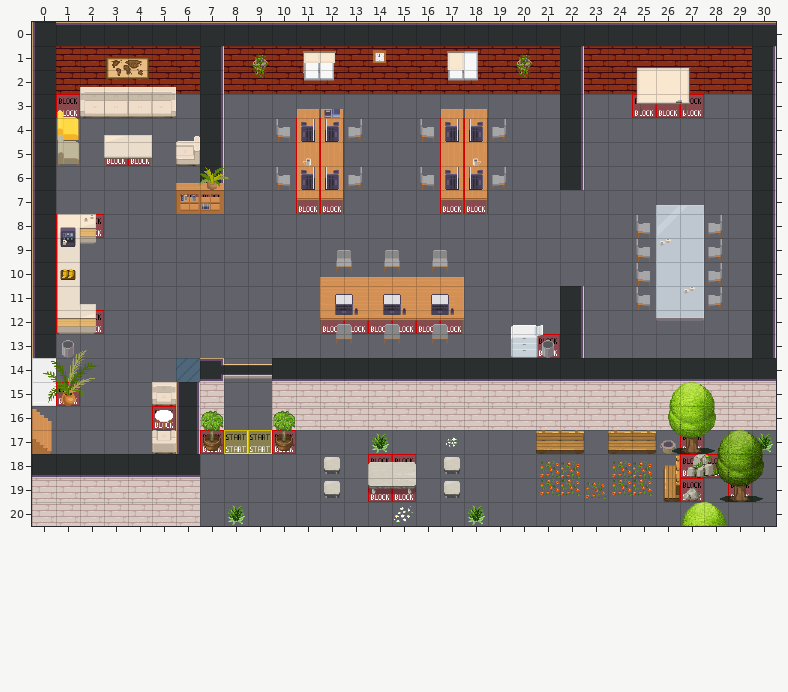
A Tiled map (JSON) gets an edit: office.tmj. The first picture shows the starting point.
Cells are 32x32 px. Shown: x 0..30, y 0..20.
The result:
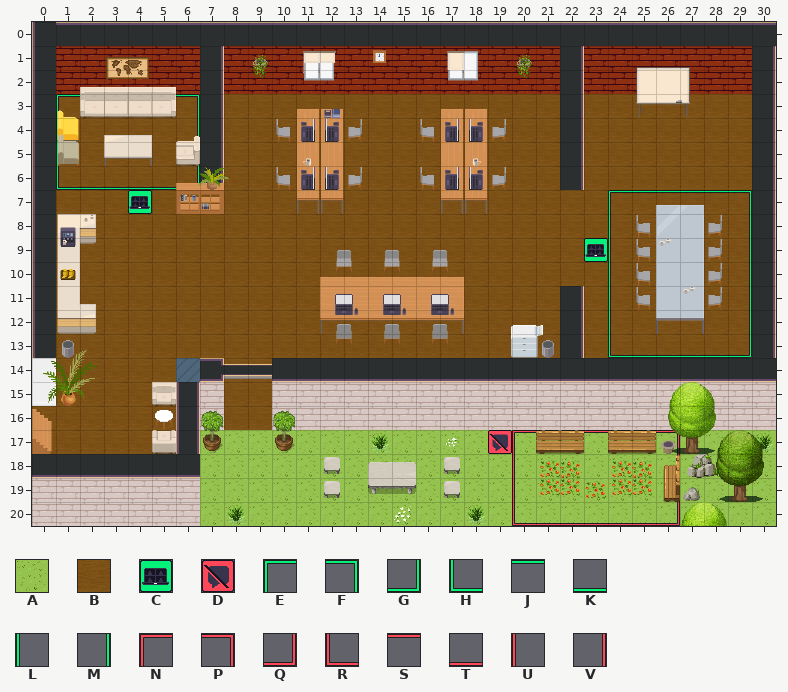
Key: from "WA_Exterior": A 628; from "WA_Room_Builder": B 377; from "WA_User_Interface": C 21, D 60, E 161, F 162, G 163, H 164, J 165, K 166, L 167, M 168, N 239, P 240, Q 241, R 242, S 243, T 244, U 245, V 246.
_ is an empty cell.
Tiles of an added or newly shown layer are drawn over the layers below it.
The edit:
Layer "floor/floorfritz" (now shown):
y 3: x 1 _ -> B; x 6 _ -> B; x 8..21 ______________ -> BBBBBBBBBBBBBB; x 23..29 _______ -> BBBBBBB
y 4: x 1..6 ______ -> BBBBBB; x 8..21 ______________ -> BBBBBBBBBBBBBB; x 23..29 _______ -> BBBBBBB
y 5: x 1..5 _____ -> BBBBB; x 8..21 ______________ -> BBBBBBBBBBBBBB; x 23..29 _______ -> BBBBBBB
y 6: x 1..6 ______ -> BBBBBB; x 8..21 ______________ -> BBBBBBBBBBBBBB; x 23..29 _______ -> BBBBBBB
y 7: x 1..29 _____________________________ -> BBBBBBBBBBBBBBBBBBBBBBBBBBBBB
y 8..10: x 1..25 _________________________ -> BBBBBBBBBBBBBBBBBBBBBBBBB; x 28..29 __ -> BB
y 11: x 1..11 ___________ -> BBBBBBBBBBB; x 18..21 ____ -> BBBB; x 23..25 ___ -> BBB; x 28..29 __ -> BB
y 12: x 1..21 _____________________ -> BBBBBBBBBBBBBBBBBBBBB; x 23..29 _______ -> BBBBBBB
y 13: x 1..19 ___________________ -> BBBBBBBBBBBBBBBBBBB; x 21 _ -> B; x 23..29 _______ -> BBBBBBB
y 14: x 1..5 _____ -> BBBBB; x 8..9 __ -> BB
y 15: x 1..4 ____ -> BBBB; x 8..9 __ -> BB
y 16: x 0..5 ______ -> BBBBBB; x 8..9 __ -> BB
y 17: x 0..5 ______ -> BBBBBB; x 7..30 ________________________ -> AAAAAAAAAAAAAAAAAAAAAAAA
y 18: x 7..28 ______________________ -> AAAAAAAAAAAAAAAAAAAAAA; x 30 _ -> A
y 19..20: x 7..30 ________________________ -> AAAAAAAAAAAAAAAAAAAAAAAA
Layer "floor/floor2" (now shown):
y 3: x 1 _ -> E; x 6 _ -> F
y 4: x 1 _ -> L; x 6 _ -> M
y 5: x 1 _ -> L
y 6: x 1..6 ______ -> HKKKKG
y 7: x 4 _ -> C; x 24..29 ______ -> EJJJJF
y 8: x 24 _ -> L; x 29 _ -> M
y 9: x 23..24 __ -> CL; x 29 _ -> M
y 10..12: x 24 _ -> L; x 29 _ -> M
y 13: x 24..29 ______ -> HKKKKG
y 17: x 19..26 ________ -> DNSSSSSP
y 18..19: x 20 _ -> U; x 26 _ -> V
y 20: x 20..26 _______ -> RTTTTTQ
Where, in picture pixels (left, top, right, bottom), the same in both pictures:
added: (32, 94, 776, 526)
